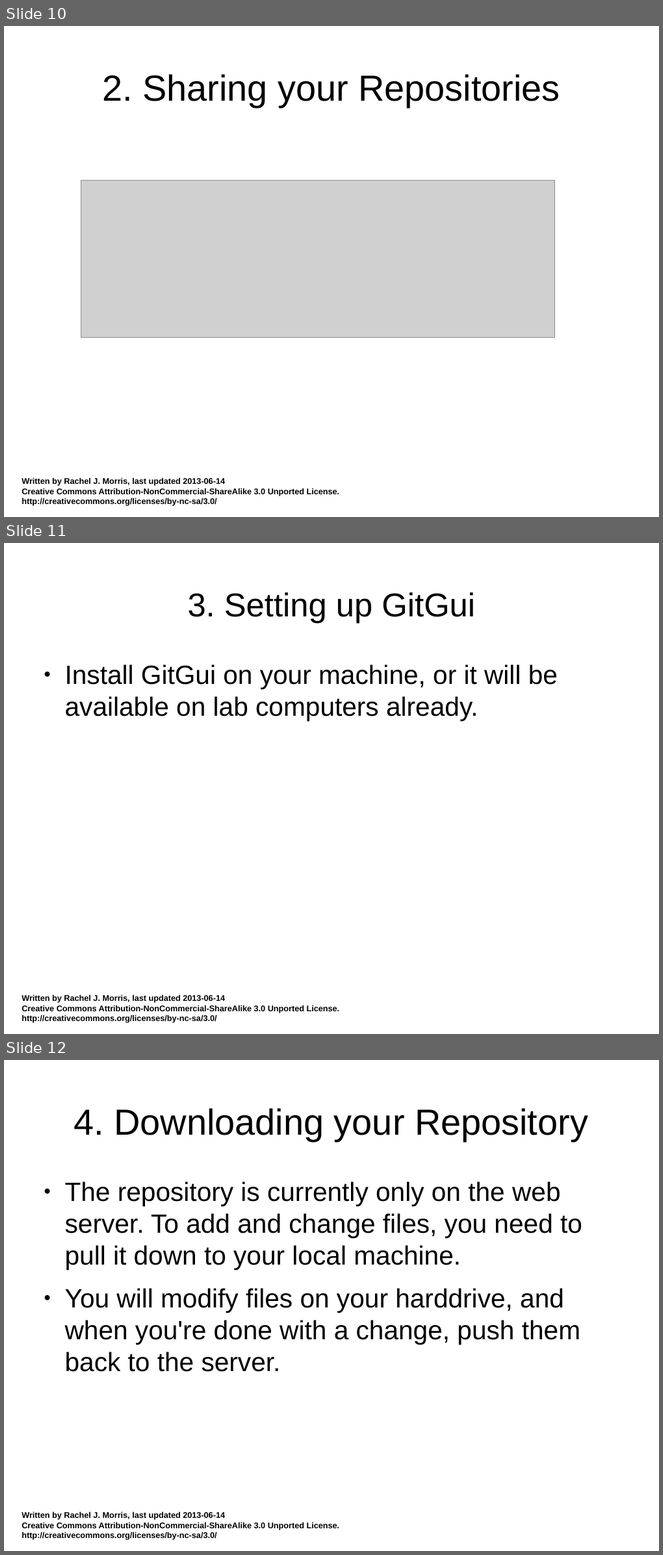
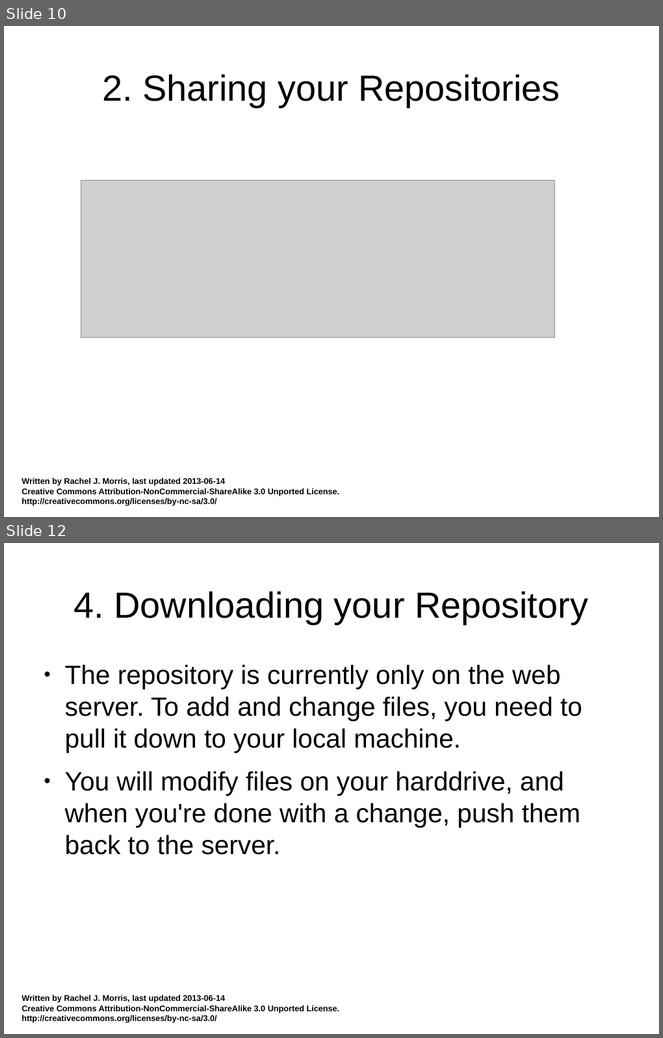
Before and after one commit to mactwist555/CPP-Course, a slide deck: Extra/How to use Git - GitBash.odp. Shown one above the other, each under a label of ours: slides 10, 11 and 12 before the commit, slides 10 and 12 after it; the slides between them are not shown. The pictures are 663x1555 and 663x1038 pixels, drawn with LibreOffice and Linux fonts; fonts in the diff are those of the drawing; grey boxes stand for pictures. Boxes give left, top, right and bottom in pixels: in the first picture for what was removed or moved away, otherwise in the second. Text is boxed around its words. In the diff, an @@ line names an element or a change of style, - is before the commit and + after.

```diff
--- a/Extra/How to use Git - GitBash.odp
+++ b/Extra/How to use Git - GitBash.odp
@@ slide 11 removed at bbox=[4, 543, 659, 1034], background #FFFFFF; not listed: 1 template element that a slide beside it also shows @@
@@ title removed at bbox=[188, 592, 475, 624] @@
-3. Setting up GitGui
@@ text removed at bbox=[65, 665, 558, 721] @@
-● Install GitGui on your machine, or it will be available on lab computers already.
```
Also in this commit, not shown: 9 slides changed, 6 slides added, 5 other slides removed.
